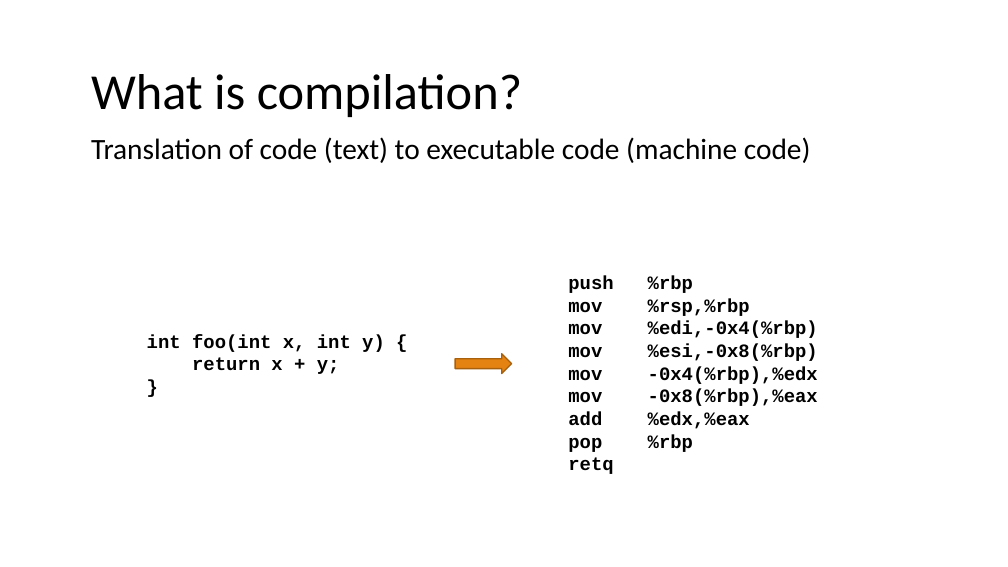
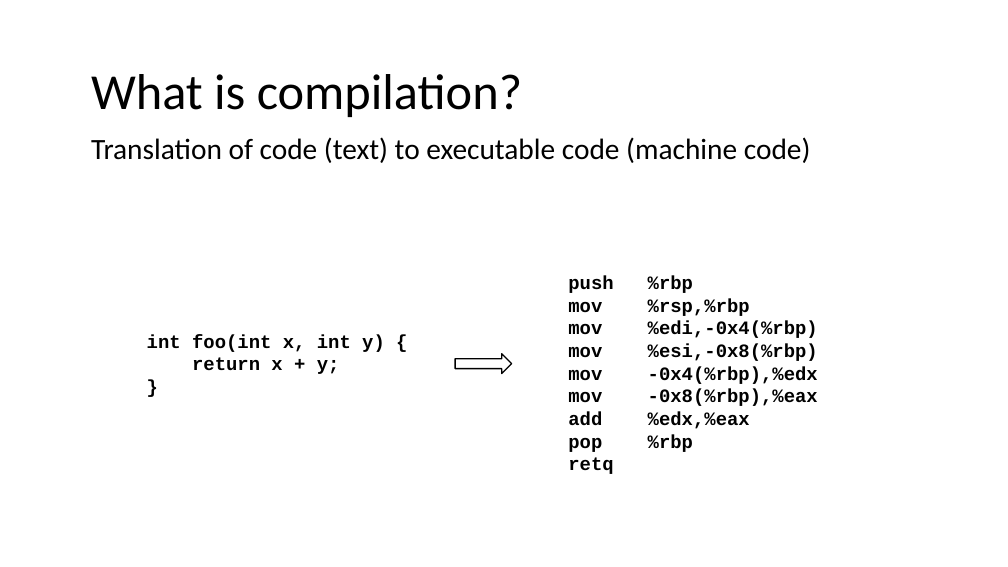
Before and after one commit to nivshani/compilation, a slide deck: slide 6 of new_slides/lexical_analysis.pptx. Drawn at 1008x567 pixels with LibreOffice and Linux fonts; fonts in the diff are those of the drawing. Boxes give left, top, right and bottom in pixels: in the first picture for what was removed or moved away, otherwise in the second. Text is boxed around its words. In the diff, an @@ line names an element or a change of style, - is before the commit and + after.

```diff
--- a/new_slides/lexical_analysis.pptx
+++ b/new_slides/lexical_analysis.pptx
@@ right arrow at (455,354,512,374): fill #E48312 to #FFFFFF; outline #A9610D 1.25 pt to #000000 1.25 pt @@
```
Also in this commit, not shown: 15 other slides changed, 1 other file.
